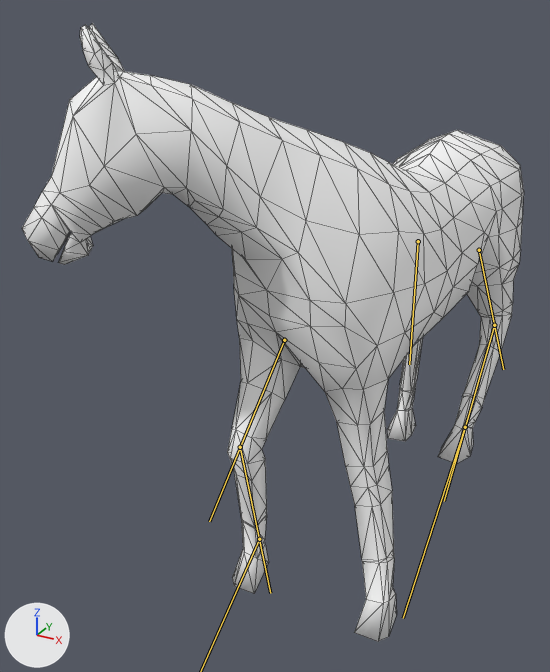
A saved change to the glTF model Contents/mods/HorseMod/common/media/anims_X/Horse/Horse_Idle_Turn90R.glb.
Before and after are seen from a 50 mm lens placed at (0.514, -1.545, 1.159), pointed at (-0.239, -0.177, 0.475). Every picture has the same lights, and +X, +Y and +Z are marked at lower left. Both versions are drawn at frame 10 of the action 'Horse_Idle_Turn90R'; the numbers are the values there. The bones that change are drawn over the model as lines. Mesh edges are drawn as thin lines.

In view in the first picture: 'GEO-Horse'.
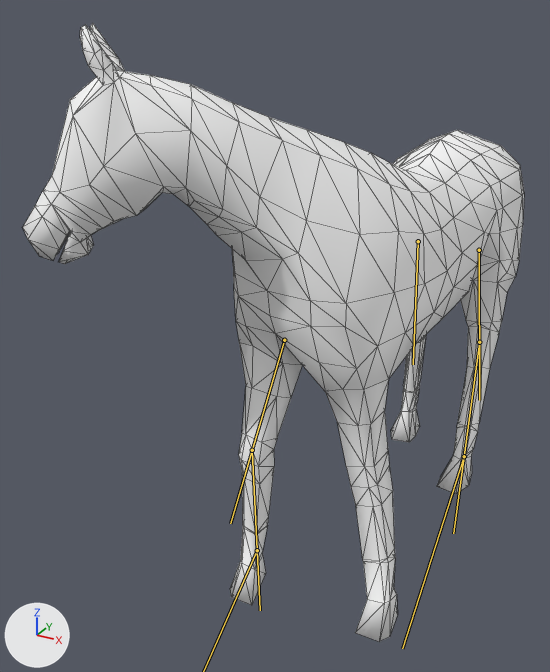
Boxes [x1, y1, x2, y2] around the edits, measured in the pictures (550 x 672 px):
'GEO-Horse', posed: before [22, 23, 524, 641]; after [23, 24, 524, 642]
bone 'DEF_Radius.R', root to tip: before (284, 340) to (209, 521); after (284, 340) to (230, 523)
bone 'DEF_FrontCannon.R', root to tip: before (240, 447) to (270, 593); after (252, 450) to (260, 610)
bone 'DEF_Gaskin.L', root to tip: before (479, 250) to (503, 369); after (479, 250) to (479, 400)
bone 'DEF_RearCannon.L', root to tip: before (494, 325) to (444, 501); after (479, 342) to (453, 533)
bone 'DEF_RearHoof.L', root to tip: before (465, 427) to (403, 618); after (464, 456) to (402, 648)
bone 'DEF_Gaskin.R', root to tip: before (418, 241) to (409, 364); after (418, 241) to (413, 364)

The edits, one by one:
Bone 'DEF_Radius.R' (bone_def_radius_r) turns from (-39, -5, -3) to (-28, -5, -2) degrees about its own x, y and z.
Bone 'DEF_FrontCannon.R' (bone_def_frontcannon_r) turns from (46, -1, 2) to (26, 0, 1) degrees about its own x, y and z.
Bone 'DEF_FrontHoof.R' (bone_def_fronthoof_r) turns from (-3, -8, -7) to (6, -7, -9) degrees about its own x, y and z.
Bone 'DEF_Gaskin.L' (bone_def_gaskin_l) turns from (-5, 1, -11) to (-29, 1, -10) degrees about its own x, y and z.
Bone 'DEF_RearCannon.L' (bone_def_rearcannon_l) turns from (-40, 1, 2) to (6, 0, 0) degrees about its own x, y and z.
Bone 'DEF_RearHoof.L' (bone_def_rearhoof_l) turns from (47, -8, -7) to (25, -10, -3) degrees about its own x, y and z.
Bone 'DEF_Gaskin.R' (bone_def_gaskin_r) turns from (-13, -1, 4) to (-13, -1, 3) degrees about its own x, y and z.
